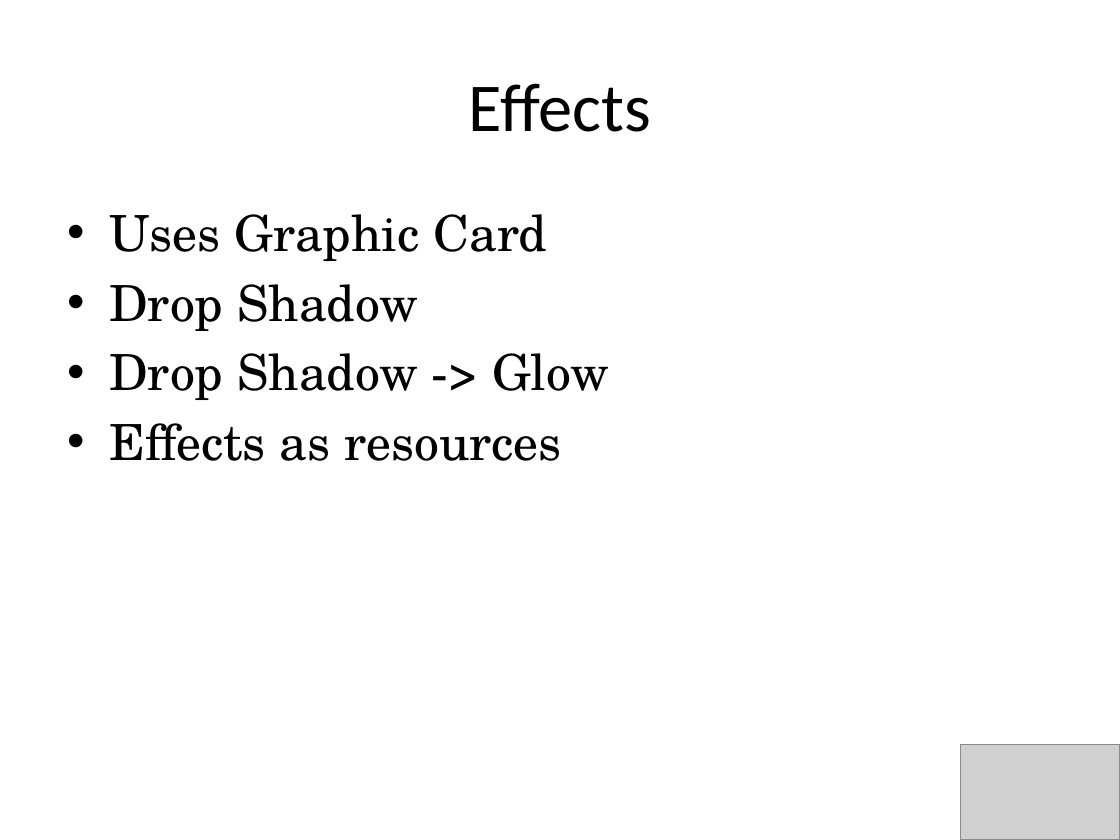
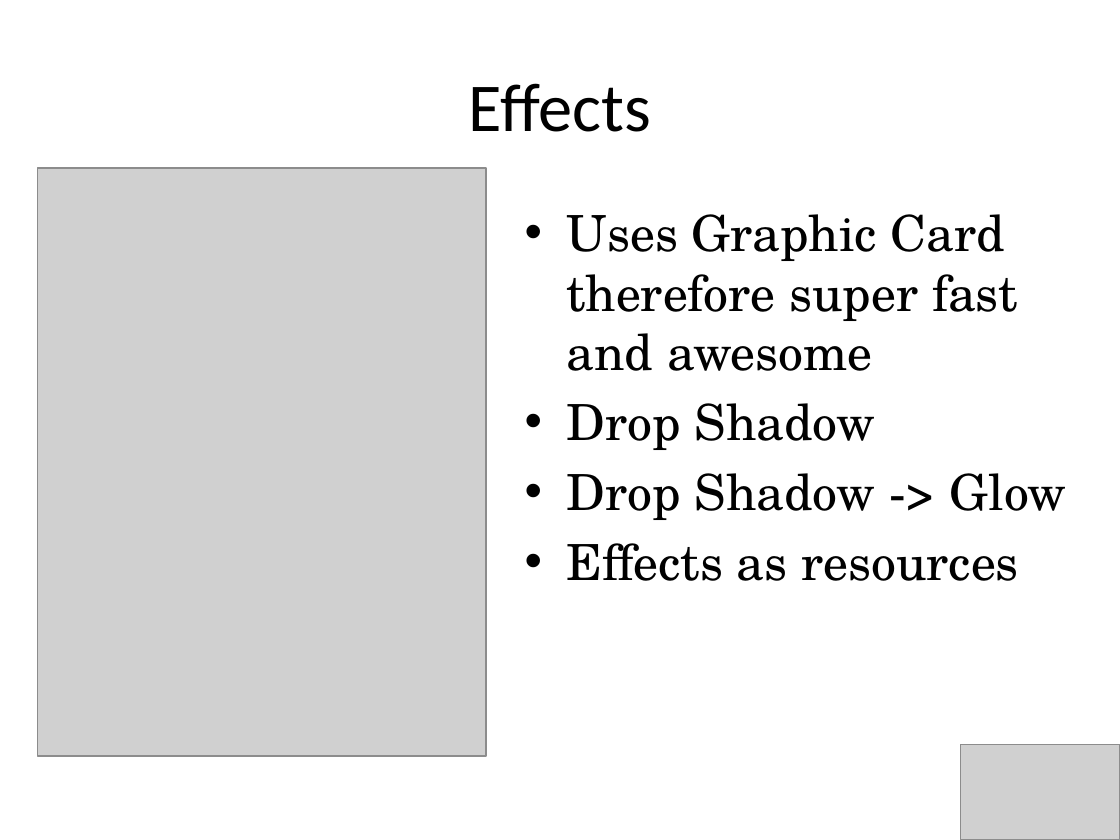
Before and after one commit to RookieOne/JBsWpfExamples, a slide deck: slide 47 of Adv WPF Workshop.pptx (slide 49 before the commit). Drawn at 1120x840 pixels with LibreOffice and Linux fonts; fonts in the diff are those of the drawing; grey boxes stand for pictures. Boxes give left, top, right and bottom in pixels: in the first picture for what was removed or moved away, otherwise in the second. Text is boxed around its words. In the diff, an @@ line names an element or a change of style, - is before the commit and + after.

```diff
--- a/Adv WPF Workshop.pptx
+++ b/Adv WPF Workshop.pptx
@@ picture added at (37,168,486,756) @@
@@ text "Uses Graphic Card therefore super ...": place and size @@
-text "Uses Graphic Card therefore super ..." at (109,214,609,461)
+text "Uses Graphic Card therefore super ..." at (567,214,1067,581)
@@ text at (567,214,1018,371): text changed @@
-• Uses Graphic Card
+• Uses Graphic Card therefore super fast and awesome
```
Also in this commit, not shown: 30 other slides changed, 8 slides added, 8 slides removed, 8 other files.
